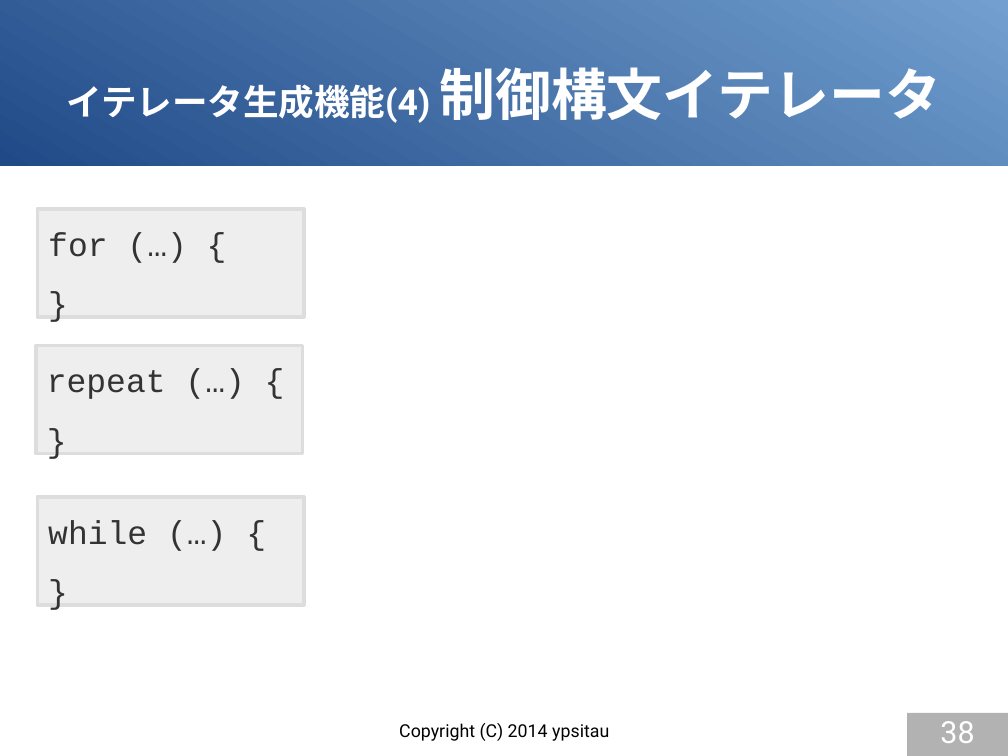
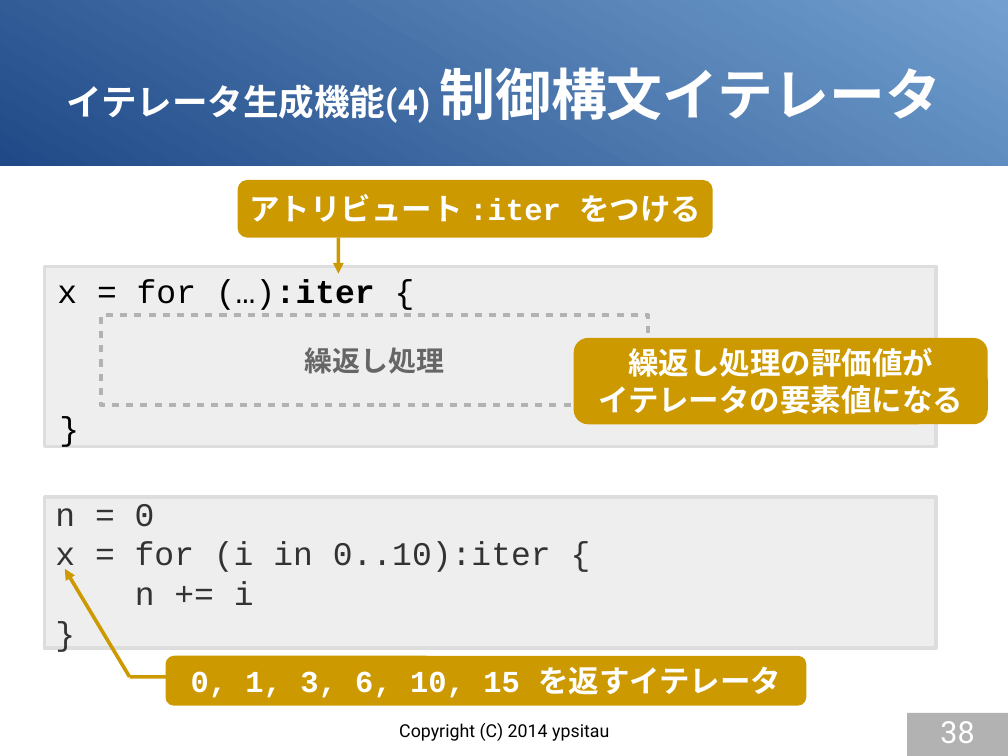
Before and after one commit to gura-lang/gura-doc, a slide deck: slide 38 of presentation/gura-introduction.odp. Drawn at 1008x756 pixels with LibreOffice and Linux fonts; fonts in the diff are those of the drawing. Boxes give left, top, right and bottom in pixels: in the first picture for what was removed or moved away, otherwise in the second. Text is boxed around its words. In the diff, an @@ line names an element or a change of style, - is before the commit and + after.

Commit message:
updated presentation

```diff
--- a/presentation/gura-introduction.odp
+++ b/presentation/gura-introduction.odp
@@ rectangle removed at (x1=38, y1=209, x2=304, y2=316) @@
-for (…) {
-}
@@ rounded rectangle added at (x1=238, y1=180, x2=713, y2=238), fill #CC9900, 24 pt, text #FFFFFF, bold @@
+アトリビュート :iter をつける
@@ arrow added from (338, 238) to (338, 273), #CC9900 2.83 pt @@
@@ rectangle added at (x1=45, y1=266, x2=937, y2=446), fill #EEEEEE, outline #DDDDDD 2.83 pt @@
@@ text added at (x1=57, y1=279, x2=375, y2=310), 26 pt, text #000000 @@
+x = for (…):iter {
@@ rectangle added at (x1=101, y1=315, x2=648, y2=404), outline #B2B2B2 2.83 pt, 22 pt, text #666666, bold @@
+繰返し処理
@@ rectangle removed at (x1=36, y1=346, x2=302, y2=454) @@
-repeat (…) {
-}
@@ rounded rectangle added at (x1=574, y1=338, x2=988, y2=424), fill #CC9900, 24 pt, text #FFFFFF, bold @@
+繰返し処理の評価値が
+イテレータの要素値になる
@@ text added at (x1=50, y1=403, x2=86, y2=461), 26 pt, text #000000 @@
+}
@@ rectangle removed at (x1=38, y1=497, x2=304, y2=605) @@
-while (…) {
-}
@@ rectangle added at (x1=45, y1=497, x2=937, y2=648), fill #EEEEEE, outline #DDDDDD 2.83 pt, 26 pt, text #333333 @@
+n = 0
+x = for (i in 0..10):iter {
+n += i
+}
@@ arrow added from (130, 677) to (65, 569), #CC9900 2.83 pt @@
@@ rounded rectangle added at (x1=166, y1=656, x2=807, y2=706), fill #CC9900, 24 pt, text #FFFFFF, bold @@
+0, 1, 3, 6, 10, 15 を返すイテレータ
@@ line added from (130, 677) to (169, 677), #CC9900 2.83 pt @@
```
Also in this commit, not shown: 2 other slides changed.
